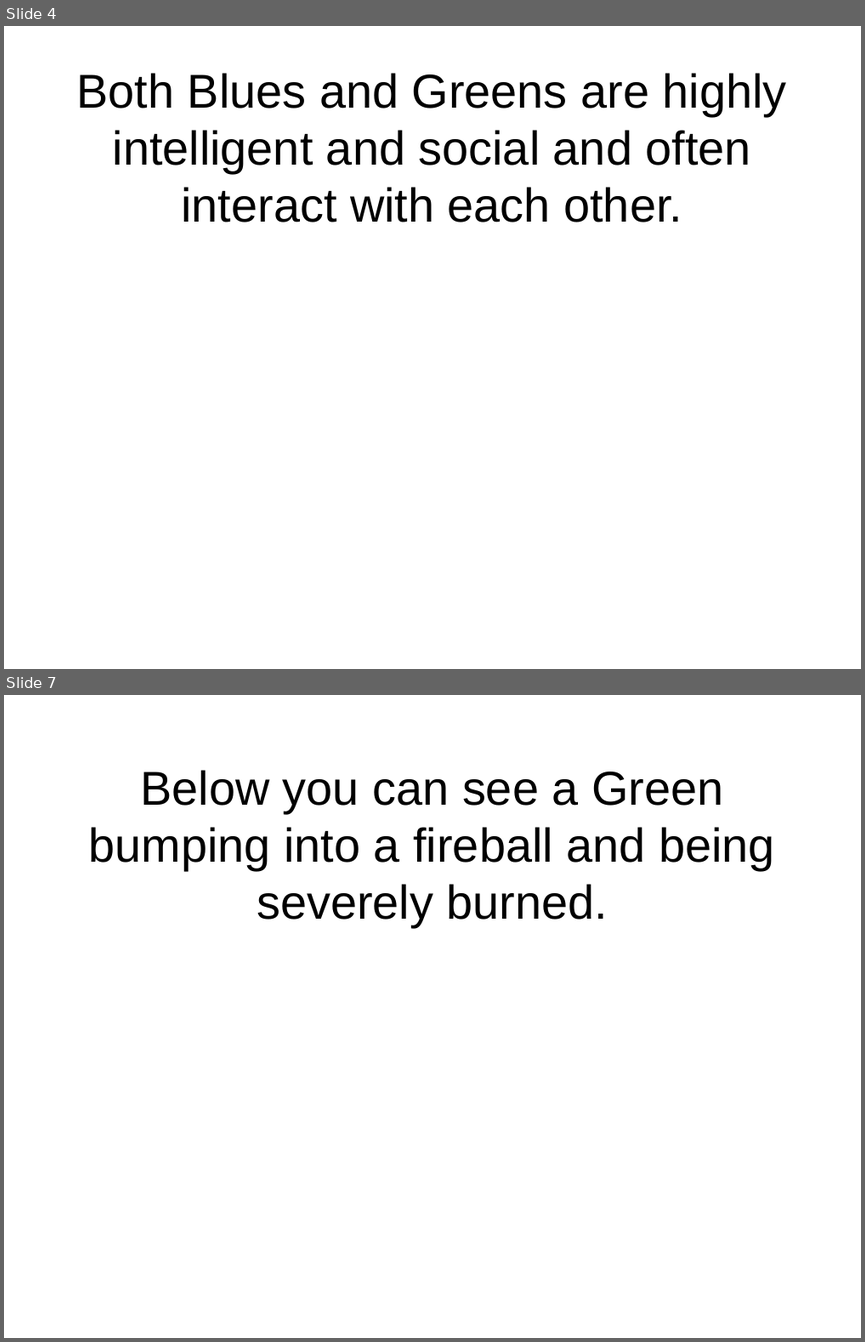
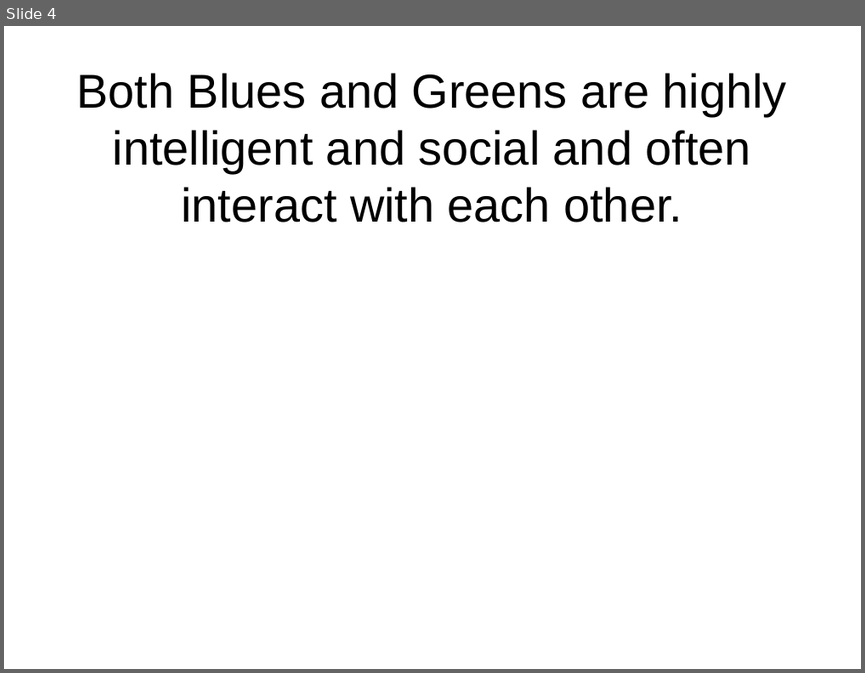
Before and after one commit to flxsosa/MoralDynamics, a slide deck: experiment_template/experiment_slides.odp. Shown one above the other, each under a label of ours: slides 4 and 7 before the commit, slide 4 after it; the slides between them are not shown. The pictures are 865x1342 and 865x673 pixels, drawn with LibreOffice and Linux fonts; fonts in the diff are those of the drawing. Boxes give left, top, right and bottom in pixels: in the first picture for what was removed or moved away, otherwise in the second. Text is boxed around its words. In the diff, an @@ line names an element or a change of style, - is before the commit and + after.

```diff
--- a/experiment_template/experiment_slides.odp
+++ b/experiment_template/experiment_slides.odp
@@ slide 7 removed at [4,695,861,1338], background #FFFFFF @@
@@ title removed at [89,770,775,927] @@
-Below you can see a Green bumping into a fireball and being severely burned.
```
Also in this commit, not shown: 1 slide changed, 3 slides added, 5 other slides removed, 12 other files.
